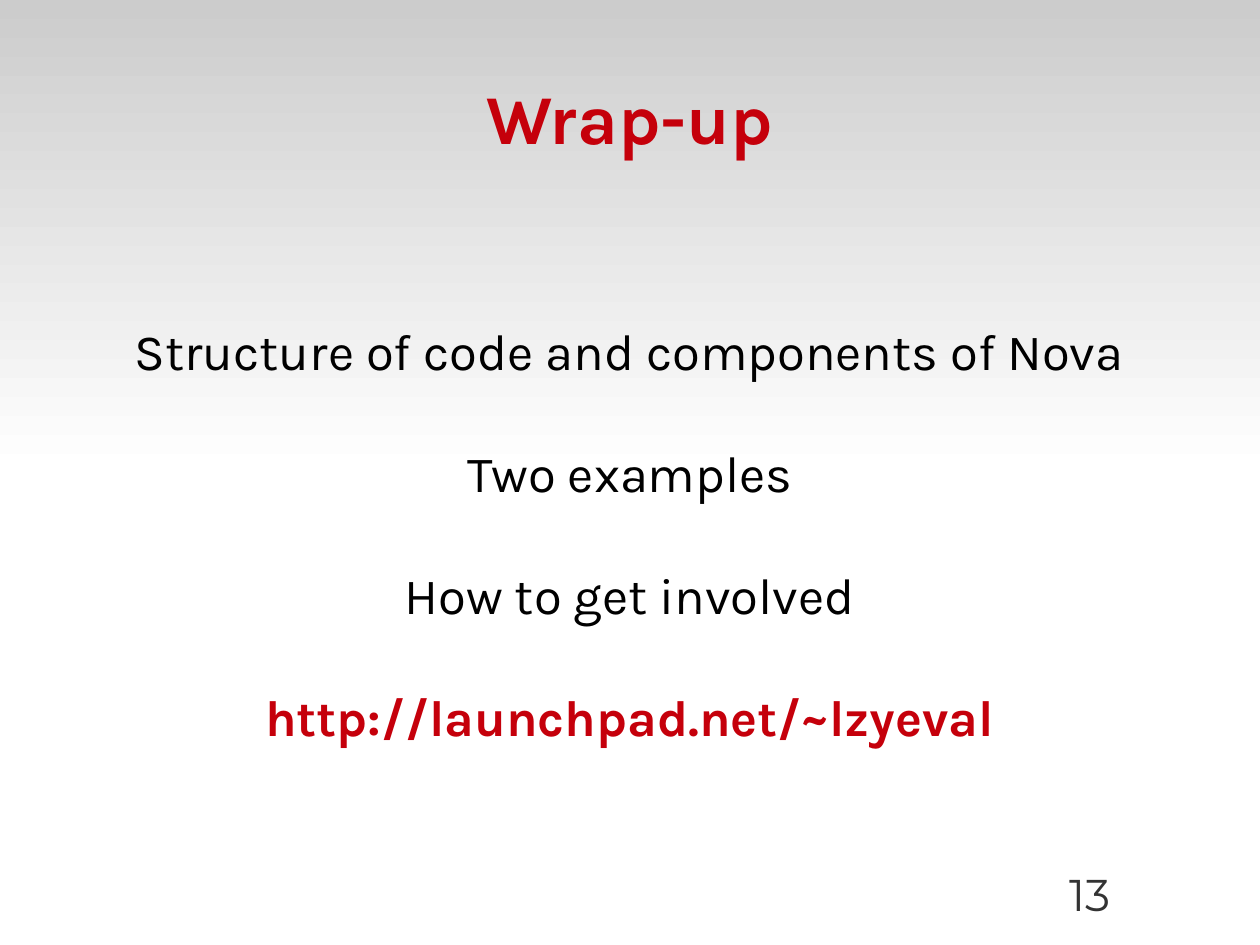
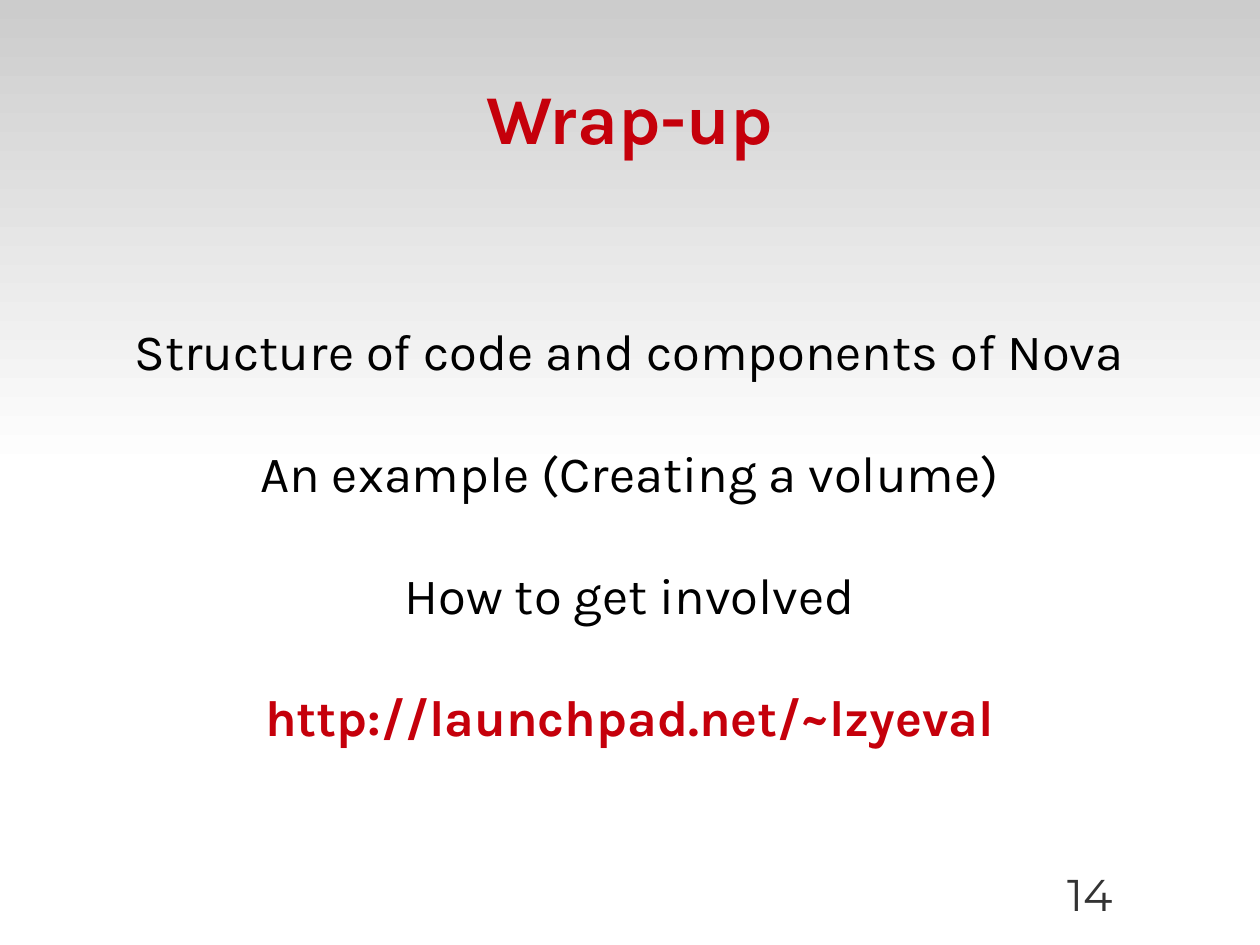
Before and after one commit to zyluo/talk-COSUG-2012, a slide deck: slide 14 of COSUG-2012.odp (slide 13 before the commit). Drawn at 1260x945 pixels with LibreOffice and Linux fonts; fonts in the diff are those of the drawing; background and template pictures are left out. Boxes give left, top, right and bottom in pixels: in the first picture for what was removed or moved away, otherwise in the second. Text is boxed around its words. In the diff, an @@ line names an element or a change of style, - is before the commit and + after.

```diff
--- a/COSUG-2012.odp
+++ b/COSUG-2012.odp
@@ subtitle at (x1=260, y1=455, x2=999, y2=504): text changed @@
-Two examples
+An example (Creating a volume)
@@ page number at (x1=1067, y1=880, x2=1112, y2=911): text changed @@
-13
+14
```
Also in this commit, not shown: 5 other slides changed, 3 slides added, 2 slides removed, 1 other file.
